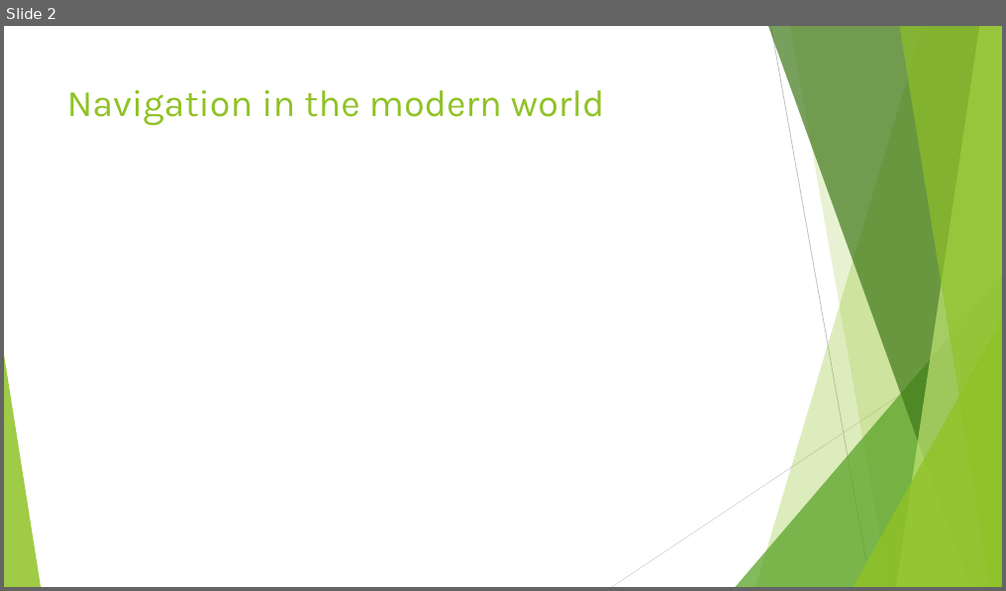
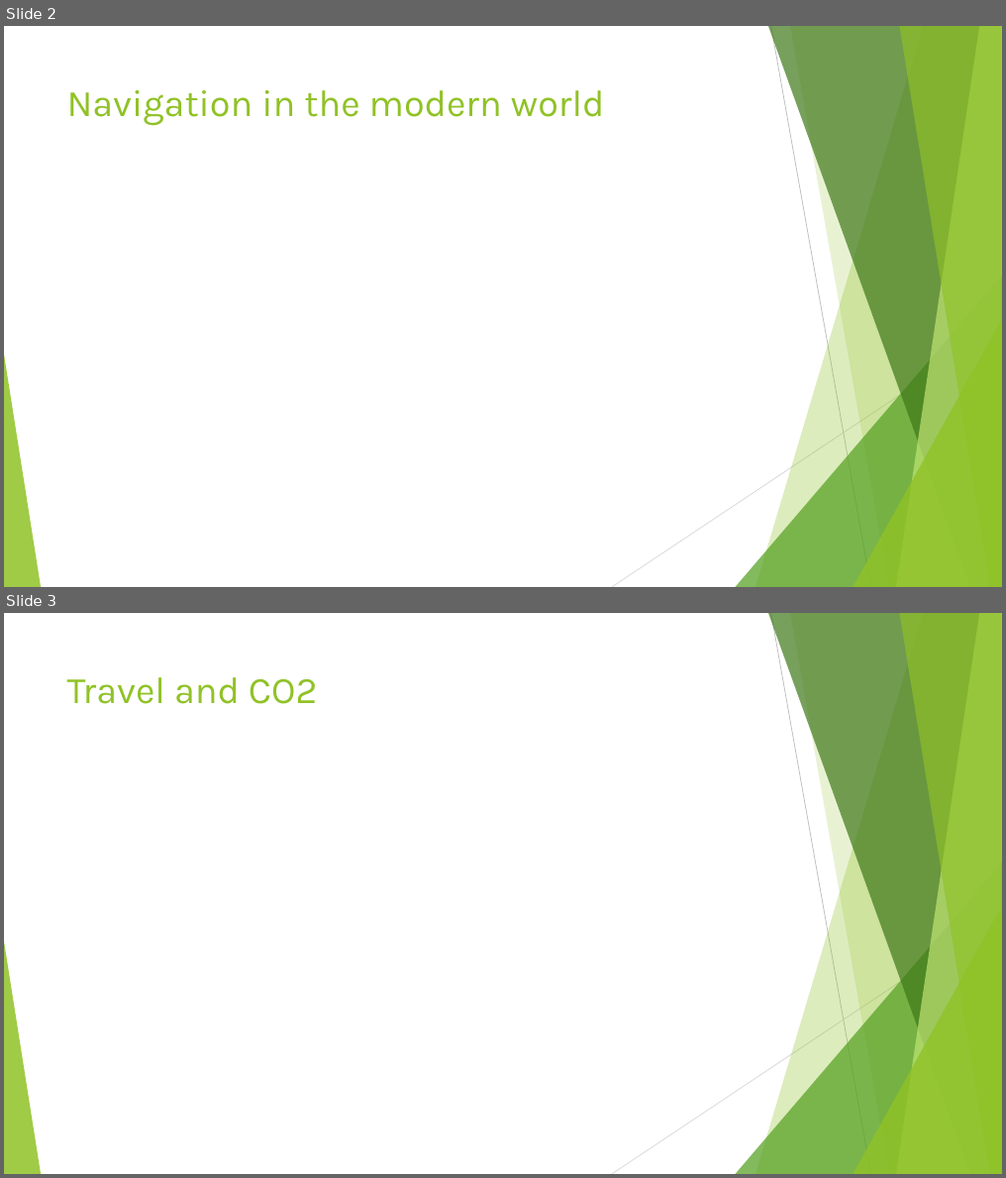
Before and after one commit to VlaStudy/ModelMapping, a slide deck: SustainabilityInNavigationPresentation.pptx. Shown one above the other, each under a label of ours: slide 2 before the commit, slides 2 and 3 after it. The pictures are 1006x591 and 1006x1178 pixels, drawn with LibreOffice and Linux fonts; fonts in the diff are those of the drawing. Boxes give left, top, right and bottom in pixels: in the first picture for what was removed or moved away, otherwise in the second. Text is boxed around its words. In the diff, an @@ line names an element or a change of style, - is before the commit and + after.

```diff
--- a/SustainabilityInNavigationPresentation.pptx
+++ b/SustainabilityInNavigationPresentation.pptx
@@ slide 3 added at <box>4,613,1002,1174</box>, background #FFFFFF; not listed: 10 template elements that a slide beside it also shows @@
@@ title added at <box>67,677,317,704</box>, 36 pt, text #90C226 @@
+Travel and CO2
```
Also in this commit, not shown: 6 other slides added, 3 slides removed, 3 other files.
